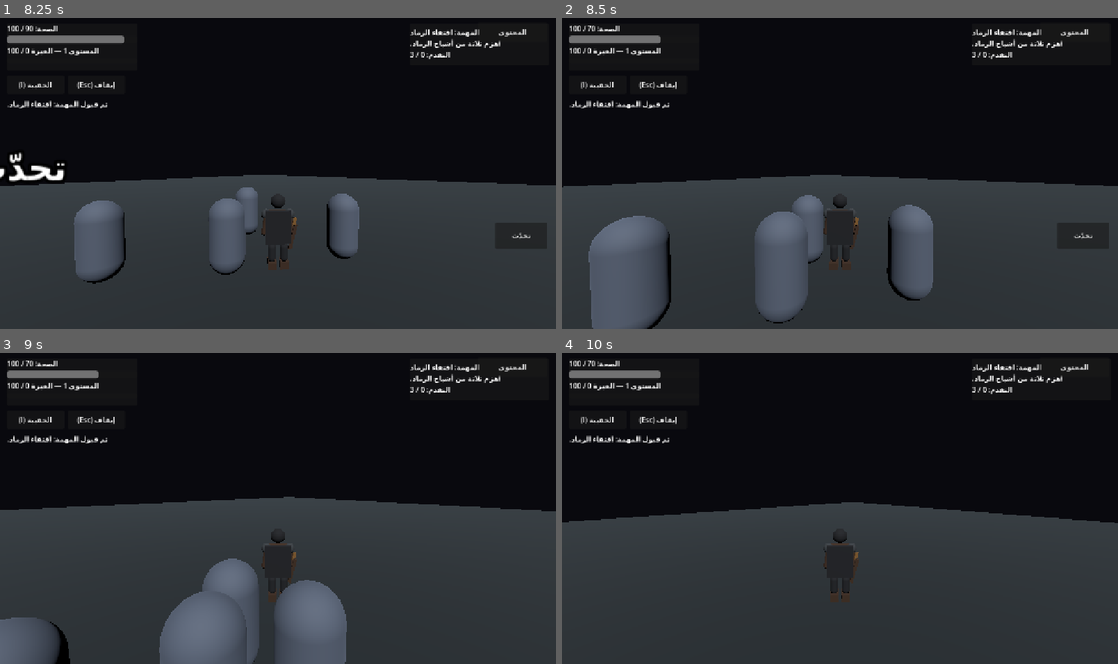
Above: before the commit, frames 1-4 (two rows, left to right).
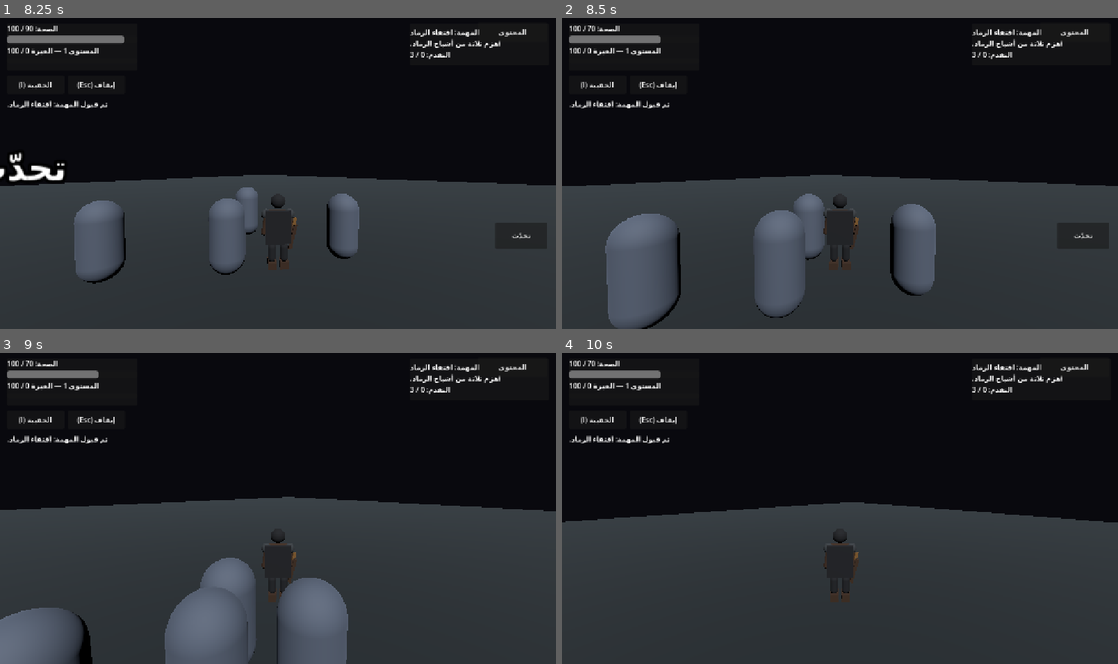
Above: after the commit, the same moments.

Repository: areagleegy/AshenKingdoms
Game: Godot game, scene res://scenes/ui/MainMenu.tscn
Same seed, same stepped clock (60 frames per second), same inputs: the game is played once before the commit and once after it.
Inputs (mouse positions are in pixels of both pictures, inside the frame that each line leads up to):
- Up to frame 1 (8.25 s): click "اللعب الفردي" at 0.5 s; tap Enter (ui_accept) at 1.25, 7.25 s; move the mouse to (305, 170) at 1.27 s; press the mouse at (305, 170) at 1.28 s; hold W (move_forward) 1.28-2 s; tap Space (jump) at 1.52 s; tap Shift (sprint) at 1.55 s; release the mouse at (305, 170) at 2 s; click "متابعة" at 2 s; click "المحتوى" at 2.75 s; click "1. نعم، سأساعدك." at 3.5 s; click "تحديث الحزم" at 4.25 s; click "إغلاق" at 5 s; click "الحقيبة (I)" at 5.75 s; click "إيقاف (Esc)" at 6.5 s; drag from (166, 189) to (250, 235) at 7.27 s; move the mouse to (289, 167) at 8.02 s; press the mouse at (289, 167) at 8.03 s; hold W (move_forward) from 8.03 s (still down)
- Up to frame 2 (8.5 s): keep holding W (move_forward); tap Shift (sprint) at 8.3 s
- Up to frame 3 (9 s): keep holding W (move_forward); move the mouse to (272, 511) at 8.77 s; release the mouse at (272, 511) at 8.78 s; tap E (interact) at 8.85 s
- Up to frame 4 (10 s): keep holding W (move_forward); tap Space (jump) at 9.02, 9.77 s; click (834, 511) at 9.05 s; move the mouse to (878, 511) at 9.52 s; hold Shift (sprint) from 9.53 s (still down)

Frame 1 is identical in both runs. In frame 2, 2.4% of the frame differs, in the area x 0-98%, y 50-100%; in frame 3, 2.0%; in frame 4, less than 0.1%.

Commit message:
feat: consume stamina while sprinting

Diff:
--- a/scripts/player/player.gd
+++ b/scripts/player/player.gd
@@ -14,6 +14,7 @@
 @export var max_stamina: float = 100.0
 @export var stamina_regen_per_second: float = 18.0
 @export var stamina_regen_delay: float = 0.65
+@export var sprint_stamina_cost_per_second: float = 12.0
 
 @onready var health: Health = $Health
 @onready var inventory: Inventory = $Inventory
@@ -72,12 +73,17 @@
 	else:
 		direction = Vector3(input_vector.x, 0.0, -input_vector.y).normalized()
 
-	if _stamina_regen_wait > 0.0:
+	var has_movement := direction.length_squared() > 0.001
+	var sprint_requested := Input.is_action_pressed("sprint") and has_movement and not _is_attacking
+	var is_sprinting := sprint_requested and current_stamina > 0.0
+	if is_sprinting:
+		_drain_sprint_stamina(delta)
+	elif _stamina_regen_wait > 0.0:
 		_stamina_regen_wait = maxf(0.0, _stamina_regen_wait - delta)
 	elif not _is_attacking:
-		current_stamina = minf(max_stamina, current_stamina + stamina_regen_per_second * delta)
-
-	var current_speed := sprint_speed if Input.is_action_pressed("sprint") else speed
+		current_stamina = minf(max_stamina, current_stamina + maxf(0.0, stamina_regen_per_second) * delta)
+
+	var current_speed := sprint_speed if is_sprinting else speed
 	current_speed *= _get_equipment_movement_multiplier()
 	velocity.x = direction.x * current_speed
 	velocity.z = direction.z * current_speed
@@ -89,7 +95,7 @@
 	move_and_slide()
 
 	if not _is_attacking:
-		_update_animation(direction)
+		_update_animation(direction, is_sprinting)
 
 	if Input.is_action_just_pressed("attack") and _can_attack:
 		_attack()
@@ -270,12 +276,18 @@
 	_animation_player.play(clip_name)
 
 
-func _update_animation(direction: Vector3) -> void:
+func _drain_sprint_stamina(delta: float) -> void:
+	var drain := maxf(0.0, sprint_stamina_cost_per_second) * maxf(0.0, delta)
+	current_stamina = clampf(current_stamina - drain, 0.0, maxf(0.0, max_stamina))
+	_stamina_regen_wait = maxf(0.0, stamina_regen_delay)
+
+
+func _update_animation(direction: Vector3, is_sprinting: bool = false) -> void:
 	if not is_on_floor():
 		_play_animation(&"jump")
 	elif direction.length_squared() <= 0.001:
 		_play_animation(&"idle")
-	elif Input.is_action_pressed("sprint"):
+	elif is_sprinting:
 		_play_animation(&"run")
 	else:
 		_play_animation(&"walk")
